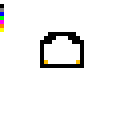
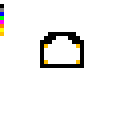
Layered file, before and after one edit (128x128). Changes by layer:
painted on "Background" over 0, 32, 80, 48
